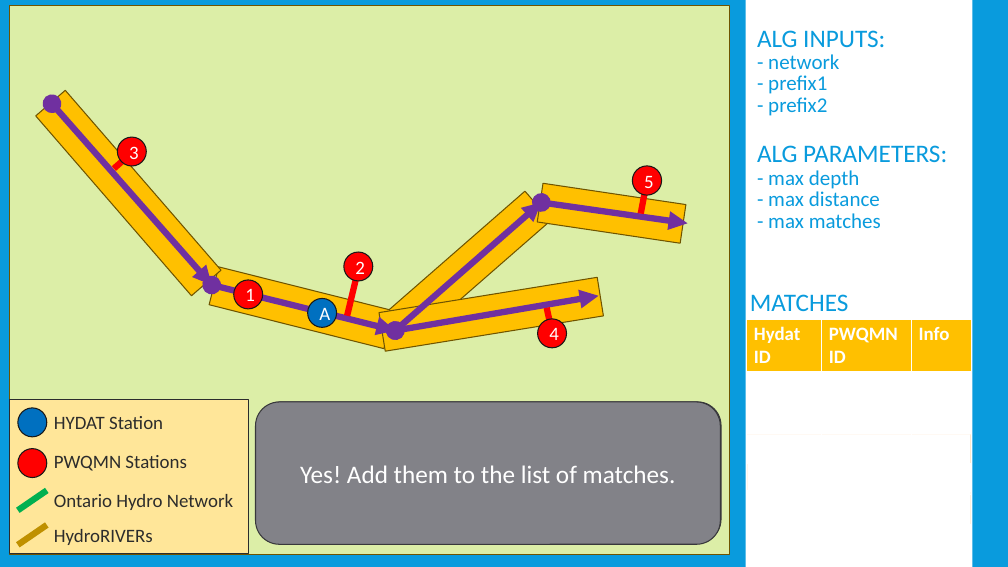
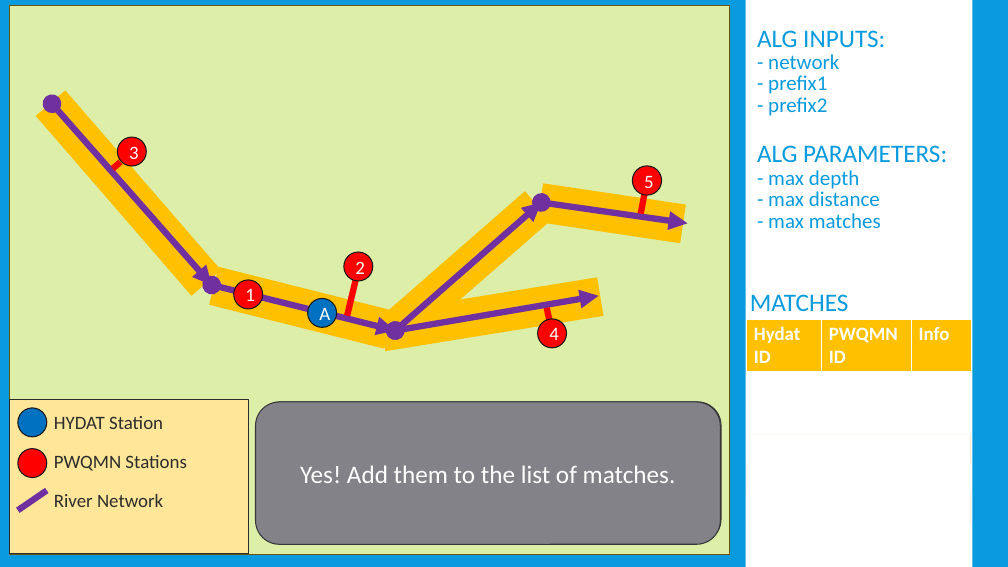
Before and after one commit to twilight-goose/Mapping-Stations, a slide deck: slide 5 of mapping-stations.pptx. Drawn at 1008x567 pixels with LibreOffice and Linux fonts; fonts in the diff are those of the drawing. Boxes give left, top, right and bottom in pixels: in the first picture for what was removed or moved away, otherwise in the second. Text is boxed around its words. In the diff, an @@ line names an element or a change of style, - is before the commit and + after.

```diff
--- a/mapping-stations.pptx
+++ b/mapping-stations.pptx
@@ outline #705400 1 pt to none in 5 elements at [209, 267, 394, 349], [389, 191, 551, 340], [379, 278, 604, 352], [537, 183, 686, 243], [35, 91, 221, 296] @@
@@ line (18, 510) - (47, 491): stroke #00B050 6 pt to #7030A0 6 pt @@
@@ text at [54, 494, 163, 507]: text changed @@
-Ontario Hydro Network
+River Network
@@ line removed from (18, 545) to (47, 525) @@
@@ text removed at [54, 529, 153, 545] @@
-HydroRIVERs
```
Also in this commit, not shown: 20 other files.
